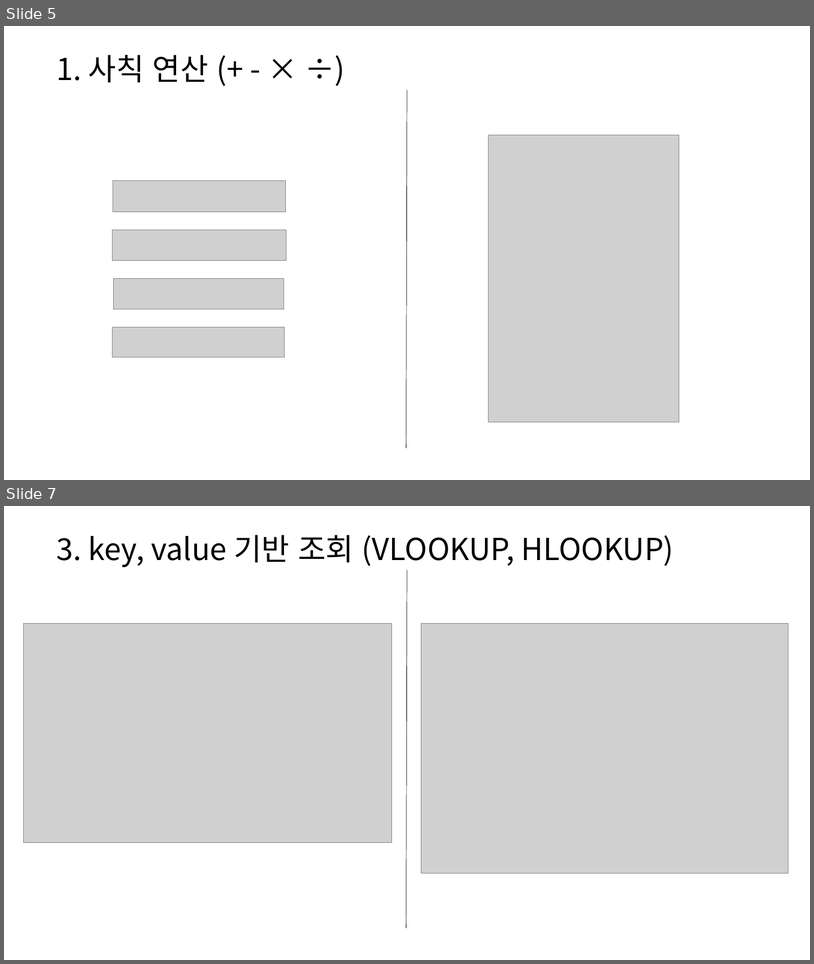
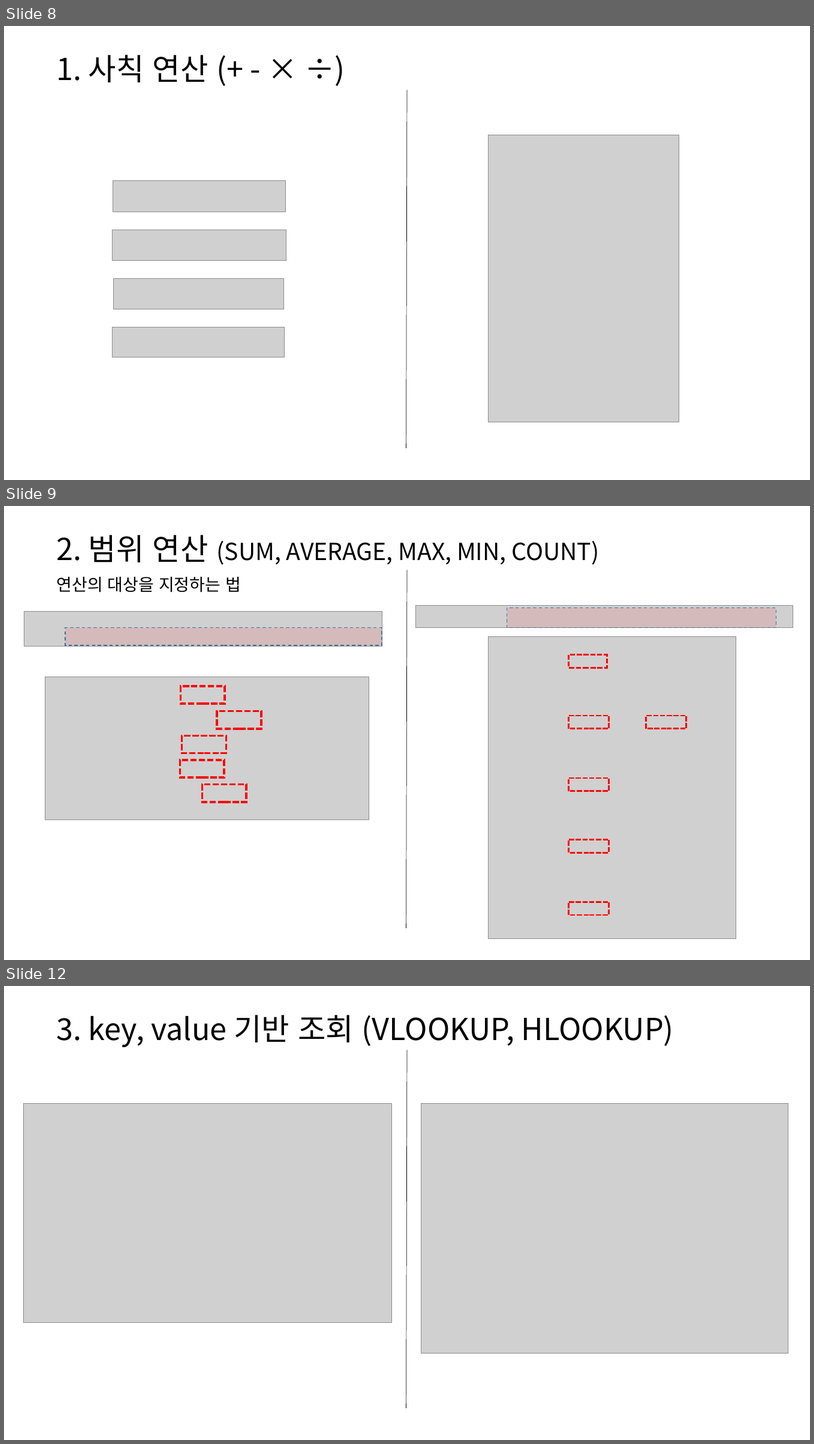
Before and after one commit to hnanmal/mkcljpt_volume, a slide deck: documentum/건축심화세미나(2022)/이벤트 특강/파이썬 모양만 다른 엑셀.pptx. Shown one above the other, each under a label of ours: slides 5 and 7 before the commit, slides 8, 9 and 12 after it; the slides between them are not shown. The pictures are 814x964 and 814x1444 pixels, drawn with LibreOffice and Linux fonts; fonts in the diff are those of the drawing; grey boxes stand for pictures. Boxes give left, top, right and bottom in pixels: in the first picture for what was removed or moved away, otherwise in the second. Text is boxed around its words. In the diff, an @@ line names an element or a change of style, - is before the commit and + after.

```diff
--- a/documentum/건축심화세미나(2022)/이벤트 특강/파이썬 모양만 다른 엑셀.pptx
+++ b/documentum/건축심화세미나(2022)/이벤트 특강/파이썬 모양만 다른 엑셀.pptx
@@ slide 9 added at bbox=[4, 506, 810, 960], background #FFFFFF @@
@@ text added at bbox=[57, 535, 599, 565], 28 pt, text #000000 @@
+2. 범위 연산 (SUM, AVERAGE, MAX, MIN, COUNT)
@@ text added at bbox=[57, 576, 241, 592], 20 pt, text #000000 @@
+연산의 대상을 지정하는 법
@@ line added from (408, 570) to (406, 928), #808080 0.5 pt @@
@@ picture added at bbox=[24, 611, 382, 646] @@
@@ picture added at bbox=[416, 606, 794, 628] @@
@@ rectangle added at bbox=[507, 607, 777, 628], fill #FF0000 at 10% opacity, outline #43739E 1 pt dashed @@
@@ rectangle added at bbox=[65, 628, 382, 645], fill #FF0000 at 10% opacity, outline #43739E 1 pt dashed @@
@@ picture added at bbox=[489, 637, 737, 939] @@
@@ rectangle added at bbox=[569, 655, 607, 668], outline #FF0000 2 pt dashed @@
@@ picture added at bbox=[45, 676, 369, 819] @@
@@ rectangle added at bbox=[180, 686, 225, 704], outline #FF0000 2.5 pt dashed @@
@@ rectangle added at bbox=[217, 711, 261, 729], outline #FF0000 2.5 pt dashed @@
@@ rectangle added at bbox=[569, 715, 609, 729], outline #FF0000 2 pt dashed @@
@@ rectangle added at bbox=[647, 715, 687, 729], outline #FF0000 2 pt dashed @@
@@ rectangle added at bbox=[182, 735, 226, 753], outline #FF0000 2.5 pt dashed @@
@@ rectangle added at bbox=[180, 760, 224, 778], outline #FF0000 2.5 pt dashed @@
@@ rectangle added at bbox=[203, 784, 246, 802], outline #FF0000 2.5 pt dashed @@
@@ rectangle added at bbox=[569, 778, 609, 791], outline #FF0000 2 pt dashed @@
@@ rectangle added at bbox=[569, 840, 609, 853], outline #FF0000 2 pt dashed @@
@@ rectangle added at bbox=[569, 901, 609, 915], outline #FF0000 2 pt dashed @@
@@ what was slide 5 is now slide 8 @@
@@ what was slide 7 is now slide 12 @@
```
Also in this commit, not shown: 4 slides changed, 17 other slides added, 5 slides removed, 1 other file.
